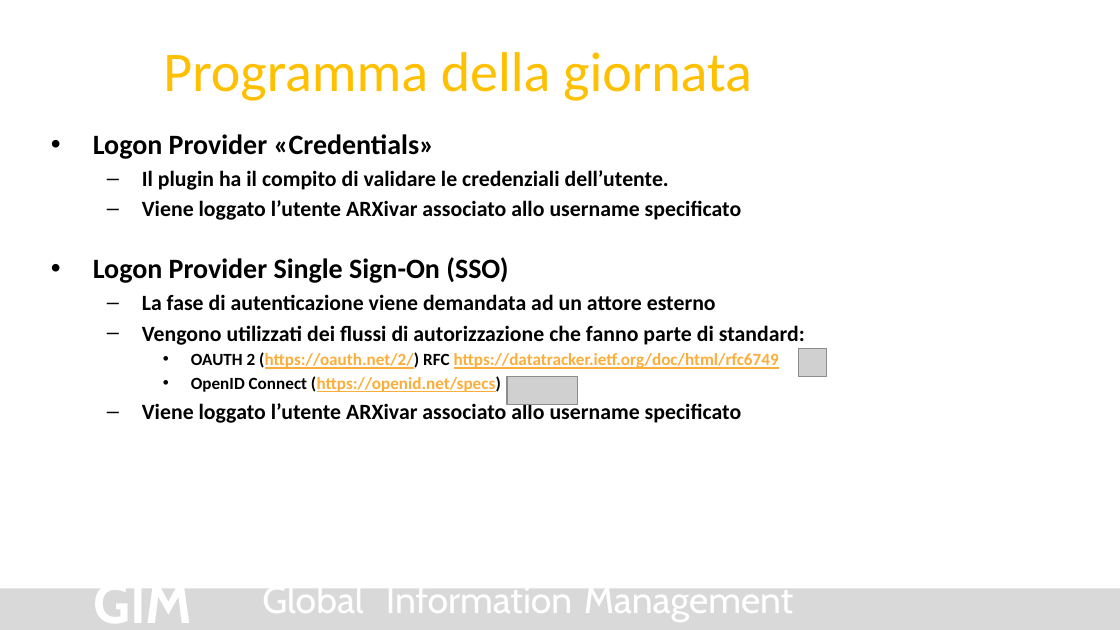
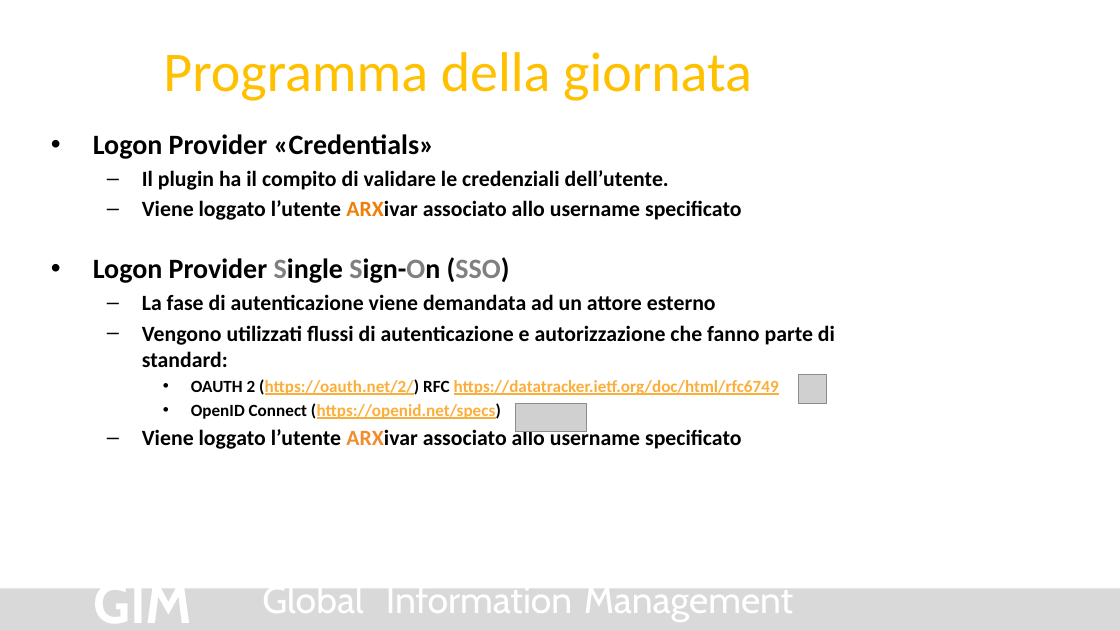
Before and after one commit to Arxivar/Arxivar-Next-Dev-4, a slide deck: slide 3 of doc/ARXDev4.pptx. Drawn at 1120x630 pixels with LibreOffice and Linux fonts; fonts in the diff are those of the drawing; grey boxes stand for pictures; background and template pictures are left out. Boxes give left, top, right and bottom in pixels: in the first picture for what was removed or moved away, otherwise in the second. Text is boxed around its words. In the diff, an @@ line names an element or a change of style, - is before the commit and + after.

```diff
--- a/doc/ARXDev4.pptx
+++ b/doc/ARXDev4.pptx
@@ text at (93, 200, 742, 449): text colour #000000 to #F07F09, text colour #000000 to #F18D2C in "ARXivar"; text colour #000000 to #808080 in "Single Sign-On (SSO)" @@
@@ text at (142, 325, 835, 367): text changed @@
-  – Vengono utilizzati dei flussi di autorizzazione che fanno parte di standard:
+  – Vengono utilizzati flussi di autenticazione e autorizzazione che fanno parte di standard:
@@ picture: place and size @@
-picture at (799, 348, 827, 376)
+picture at (799, 375, 827, 403)
@@ picture: place and size @@
-picture at (507, 376, 578, 404)
+picture at (516, 403, 587, 431)
```
Also in this commit, not shown: 1 other slide changed, 1 slide added.
